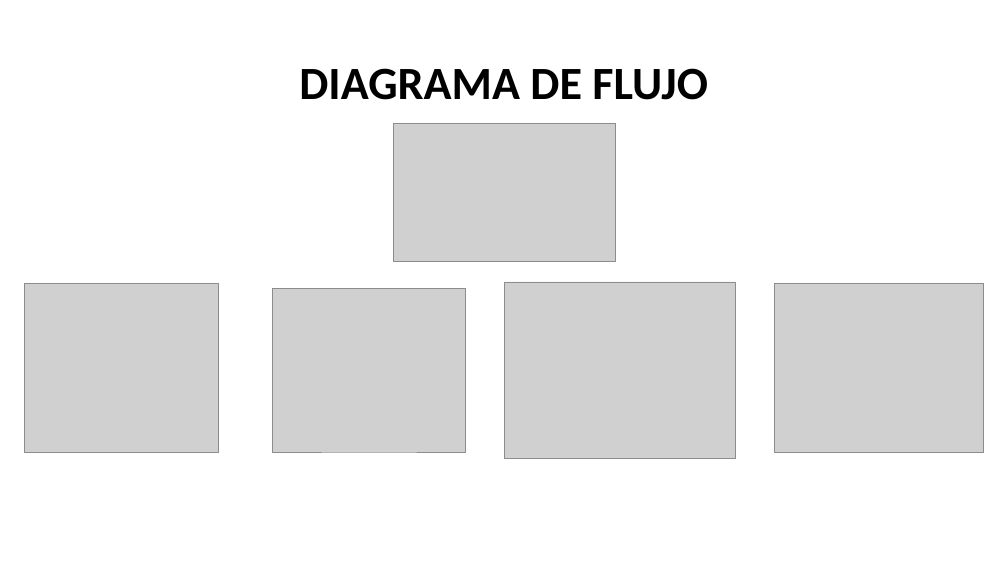
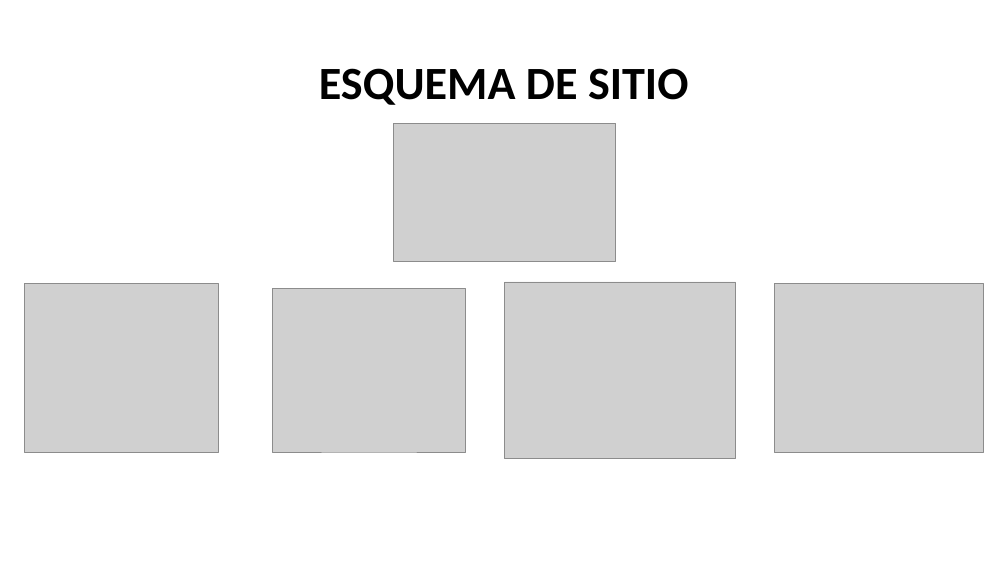
Before and after one commit to ivangdg/LP2ProyectoFinal, a slide deck: slide 3 of PapelesDeTrabajo/Presentación del acuario.pptx. Drawn at 1008x567 pixels with LibreOffice and Linux fonts; fonts in the diff are those of the drawing; grey boxes stand for pictures. Boxes give left, top, right and bottom in pixels: in the first picture for what was removed or moved away, otherwise in the second. Text is boxed around its words. In the diff, an @@ line names an element or a change of style, - is before the commit and + after.

```diff
--- a/PapelesDeTrabajo/Presentación del acuario.pptx
+++ b/PapelesDeTrabajo/Presentación del acuario.pptx
@@ title at [319, 68, 688, 105]: text changed @@
-DIAGRAMA DE FLUJO
+ESQUEMA DE SITIO
```
Also in this commit, not shown: 1 other slide changed.
